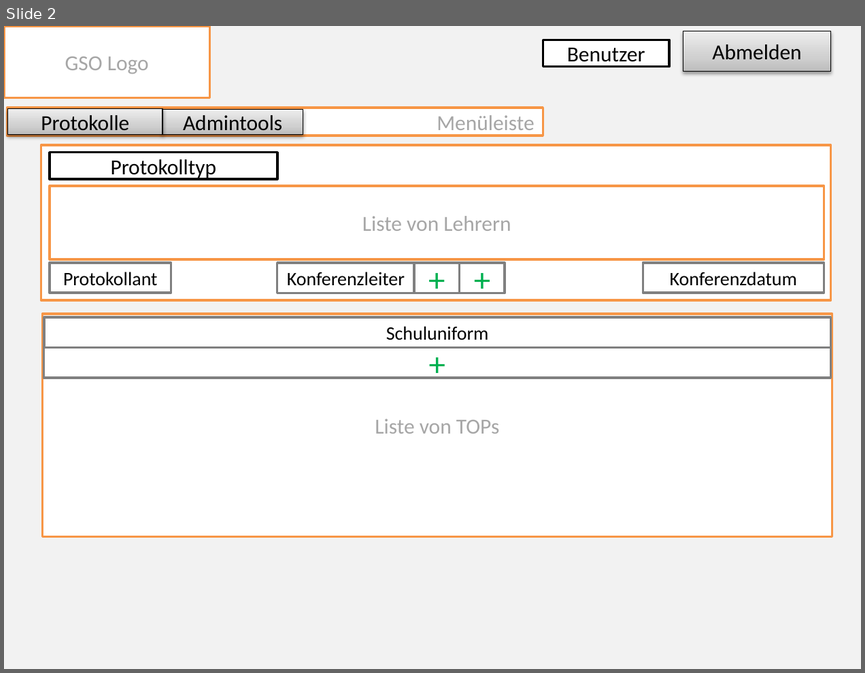
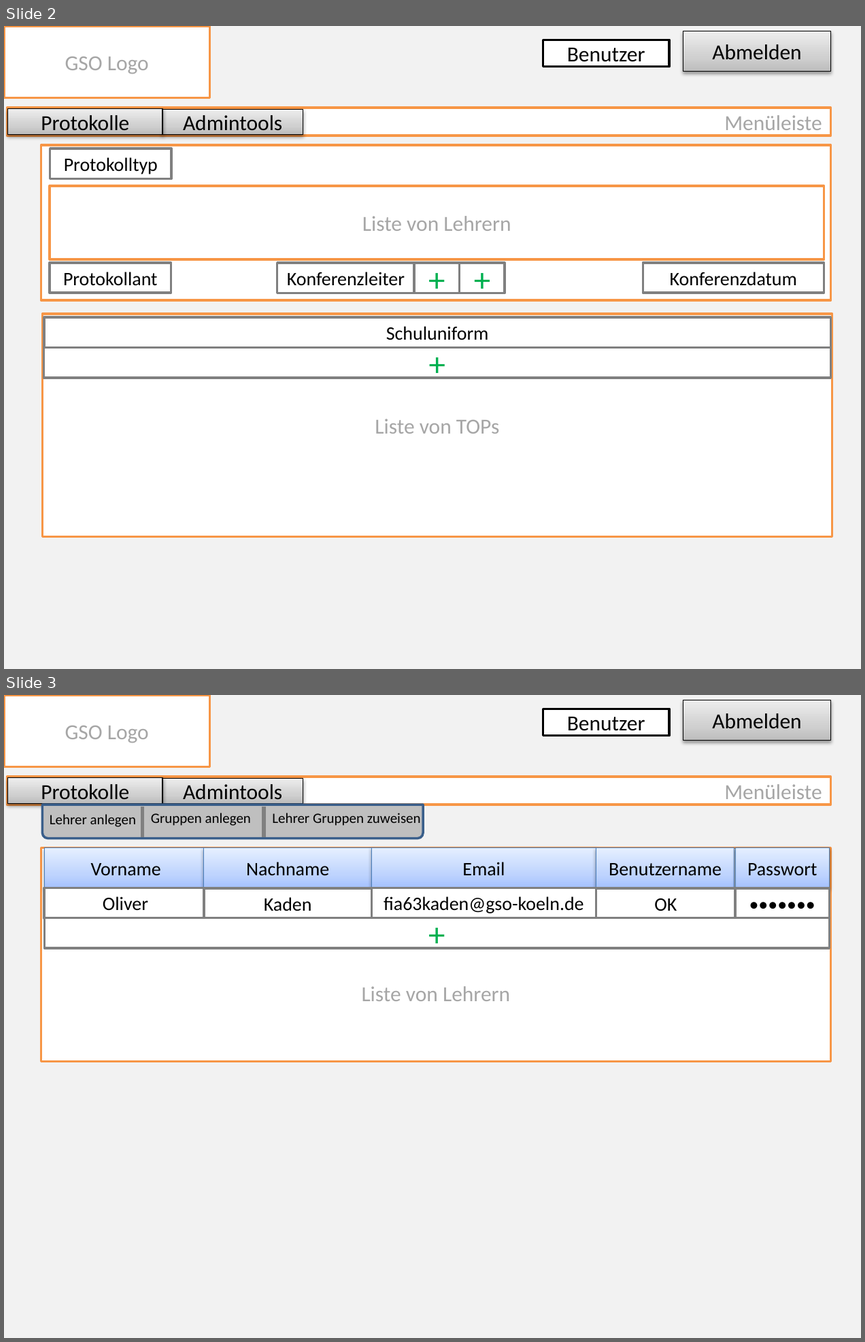
Before and after one commit to Dusty0071/OberstufenProjekt, a slide deck: Dokumentation + Diagramme etc/PaperPrototyp.pptx. Shown one above the other, each under a label of ours: slide 2 before the commit, slides 2 and 3 after it. The pictures are 865x673 and 865x1342 pixels, drawn with LibreOffice and Linux fonts; fonts in the diff are those of the drawing. Boxes give left, top, right and bottom in pixels: in the first picture for what was removed or moved away, otherwise in the second. Text is boxed around its words. In the diff, an @@ line names an element or a change of style, - is before the commit and + after.

```diff
--- a/Dokumentation + Diagramme etc/PaperPrototyp.pptx
+++ b/Dokumentation + Diagramme etc/PaperPrototyp.pptx
@@ slide 3 added at <box>4,695,861,1338</box>, background #F2F2F2 @@
@@ rectangle added at <box>4,695,209,767</box>, fill #FFFFFF, outline #F79646 2 pt, 18 pt, text #A6A6A6 @@
+GSO Logo
@@ rectangle added at <box>543,709,670,735</box>, fill #FFFFFF, outline #000000 2 pt, 18 pt, text #000000 @@
+Benutzer
@@ rectangle added at <box>683,700,831,741</box>, fill gradient #BDBDBD to #D1D1D1 to #EEEEEE, outline #000000 0.75 pt, 18 pt, text #000000 @@
+Abmelden
@@ rectangle added at <box>7,777,831,804</box>, fill #FFFFFF, outline #F79646 2 pt, 18 pt, text #A6A6A6 @@
+Menüleiste
@@ rectangle added at <box>8,778,162,804</box>, fill gradient #BDBDBD to #D1D1D1 to #EEEEEE, outline #000000 0.75 pt, 18 pt, text #000000 @@
+Protokolle
@@ rectangle added at <box>162,778,303,803</box>, fill gradient #BDBDBD to #D1D1D1 to #EEEEEE, outline #000000 0.75 pt, 18 pt, text #000000 @@
+Admintools
@@ round same rect added at <box>43,804,423,838</box>, fill #BFBFBF, outline #3A5F8C 2 pt @@
@@ text added at <box>50,814,136,827</box>, 12 pt, text #000000 @@
+Lehrer anlegen
@@ line added from (142, 837) to (142, 807), #808080 3 pt @@
@@ text added at <box>151,813,251,826</box>, 12 pt, text #000000 @@
+Gruppen anlegen
@@ line added from (264, 837) to (264, 807), #808080 3 pt @@
@@ text added at <box>272,813,421,826</box>, 12 pt, text #000000 @@
+Lehrer Gruppen zuweisen
@@ rectangle added at <box>41,847,830,1062</box>, fill #FFFFFF, outline #F79646 2 pt, 18 pt, text #A6A6A6 @@
+Liste von Lehrern
@@ rectangle added at <box>44,847,207,888</box>, fill gradient #A4C4FF to #BFD4FF to #E6EEFF, outline #4B7EBC 0.75 pt, 16 pt, text #000000 @@
+Vorname
@@ rectangle added at <box>204,847,372,888</box>, fill gradient #A4C4FF to #BFD4FF to #E6EEFF, outline #4B7EBC 0.75 pt, 16 pt, text #000000 @@
+Nachname
@@ rectangle added at <box>372,847,596,888</box>, fill gradient #A4C4FF to #BFD4FF to #E6EEFF, outline #4B7EBC 0.75 pt, 16 pt, text #000000 @@
+Email
@@ rectangle added at <box>596,847,734,888</box>, fill gradient #A4C4FF to #BFD4FF to #E6EEFF, outline #4B7EBC 0.75 pt, 16 pt, text #000000 @@
+Benutzername
@@ rectangle added at <box>735,847,829,888</box>, fill gradient #A4C4FF to #BFD4FF to #E6EEFF, outline #4B7EBC 0.75 pt, 16 pt, text #000000 @@
+Passwort
@@ rectangle added at <box>44,888,207,918</box>, fill #FFFFFF, outline #808080 2 pt, 16 pt, text #000000 @@
+Oliver
@@ rectangle added at <box>204,888,372,918</box>, fill #FFFFFF, outline #808080 2 pt, 16 pt, text #000000 @@
+Kaden
@@ rectangle added at <box>372,888,596,918</box>, fill #FFFFFF, outline #808080 2 pt, 16 pt, text #000000 @@
+fia63kaden@gso-koeln.de
@@ rectangle added at <box>596,888,736,918</box>, fill #FFFFFF, outline #808080 2 pt, 16 pt, text #000000 @@
+OK
@@ rectangle added at <box>735,888,829,918</box>, fill #FFFFFF, outline #808080 2 pt, 16 pt, text #000000 @@
+•••••••
@@ rectangle added at <box>44,918,829,948</box>, fill #FFFFFF, outline #808080 2 pt, 28 pt, text #00B050 @@
++
@@ slide 2 changed as well @@
@@ rectangle "Menüleiste": place and size @@
-rectangle "Menüleiste" at <box>7,108,543,135</box>
+rectangle "Menüleiste" at <box>7,108,831,135</box>
@@ rectangle "Protokolltyp": place and size @@
-rectangle "Protokolltyp" at <box>50,152,277,178</box>
+rectangle "Protokolltyp" at <box>50,148,172,178</box>
@@ rectangle "Protokolltyp" at <box>50,148,172,178</box>: size 18 to 16 pt; outline #000000 2 pt to #808080 2 pt @@
```
Also in this commit, not shown: 1 other slide changed, 2 other slides added.
